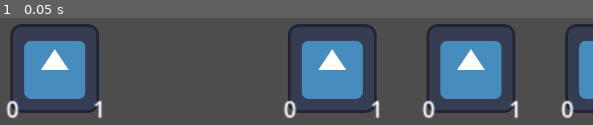
Above: before the commit, frame 1.
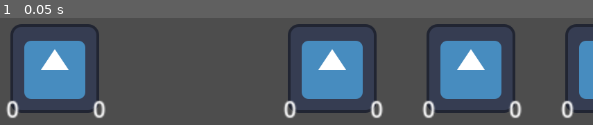
Above: after the commit, the same moment.

Repository: gknutson1/mass-effect-3
Game: Godot game, scene res://battle.tscn
Same seed, same stepped clock (60 frames per second), same inputs: the game is played once before the commit and once after it. The engine's default icon, where the game draws it, is replaced by a stand-in: a white triangle on a blue panel in a dark square.
Inputs:
- Up to frame 1 (0.05 s): no input

The runs differ from the first frame. In frame 1, 0.8% of the frame differs, in the area x 15-89%, y 77-94%.

Commit message:
Update Character.gd (again, after merge)

Diff:
--- a/Character.gd
+++ b/Character.gd
@@ -2,22 +2,23 @@
 
 class_name Character
 
-var char_name = ""
-var health = 1;
-var attack = 0;
-var defense = 0;
+enum class_options {ARCHER, KNIGHT, MAGE, BARD}
+
+var char_name: String
+var health: int
+var attack: int
+var defense: int
+var char_class: class_options
 
 @onready var health_label = get_node("../HealthLabel")
 @onready var attack_label = get_node("../AttackLabel")
 
-func initialize(health: int, attack: int, defense: int) -> Character:
+func _init(char_name: String, char_class: class_options, health: int, attack: int, defense: int):
+	self.char_name = char_name
+	self.char_class = char_class
 	self.health = health
 	self.attack = attack
 	self.defense = defense
-	return self
-
-func new():
-	pass
 
 # Called when the node enters the scene tree for the first time.
 func _ready():
